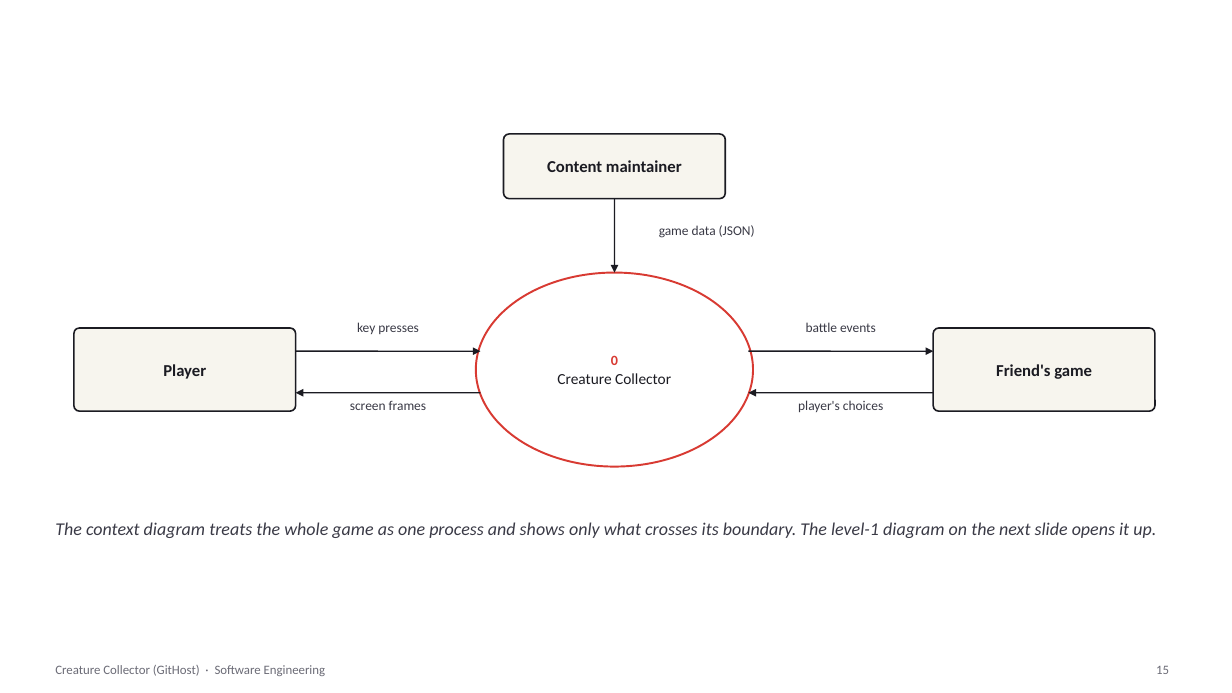
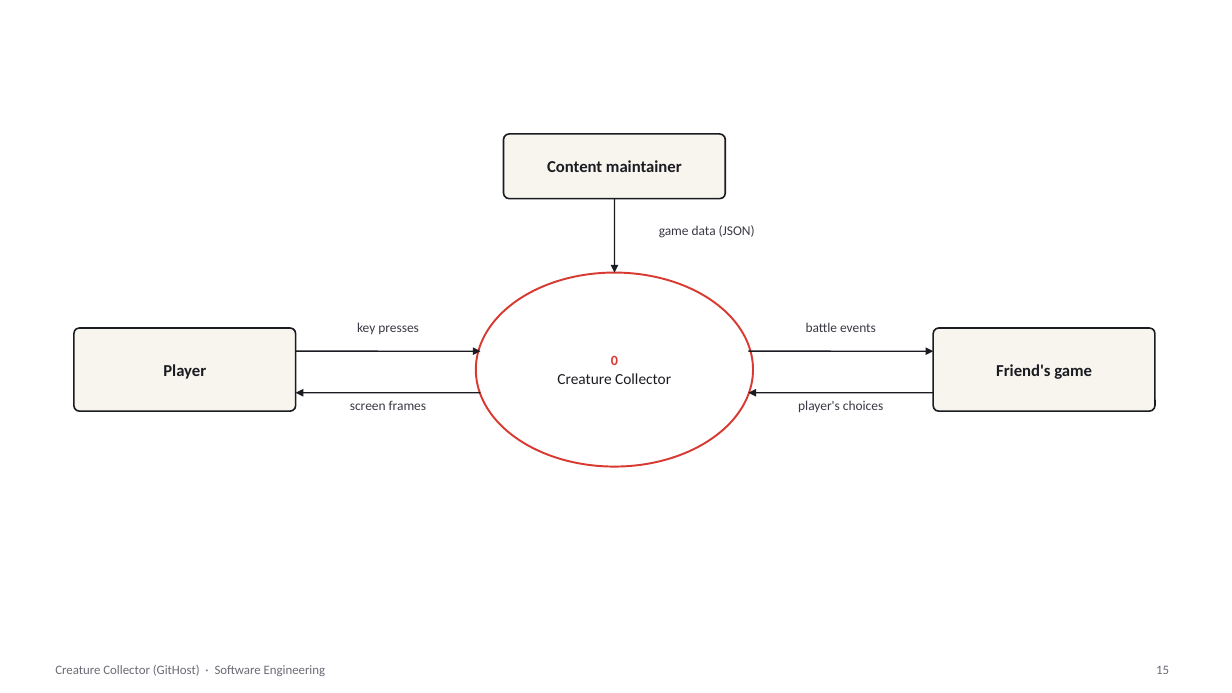
Before and after one commit to psdoom14/creature-collector, a slide deck: slide 15 of docs/se/CreatureCollector-SE.pptx. Drawn at 1232x693 pixels with LibreOffice and Linux fonts; fonts in the diff are those of the drawing; background and template pictures are left out. Boxes give left, top, right and bottom in pixels: in the first picture for what was removed or moved away, otherwise in the second. Text is boxed around its words. In the diff, an @@ line names an element or a change of style, - is before the commit and + after.

```diff
--- a/docs/se/CreatureCollector-SE.pptx
+++ b/docs/se/CreatureCollector-SE.pptx
@@ text removed at <box>55,522,1156,538</box> @@
-The context diagram treats the whole game as one process and shows only what crosses its boundary. The level-1 diagram on the next slide opens it up.
```
Also in this commit, not shown: 4 other slides changed, 3 slides removed, 2 other files.
